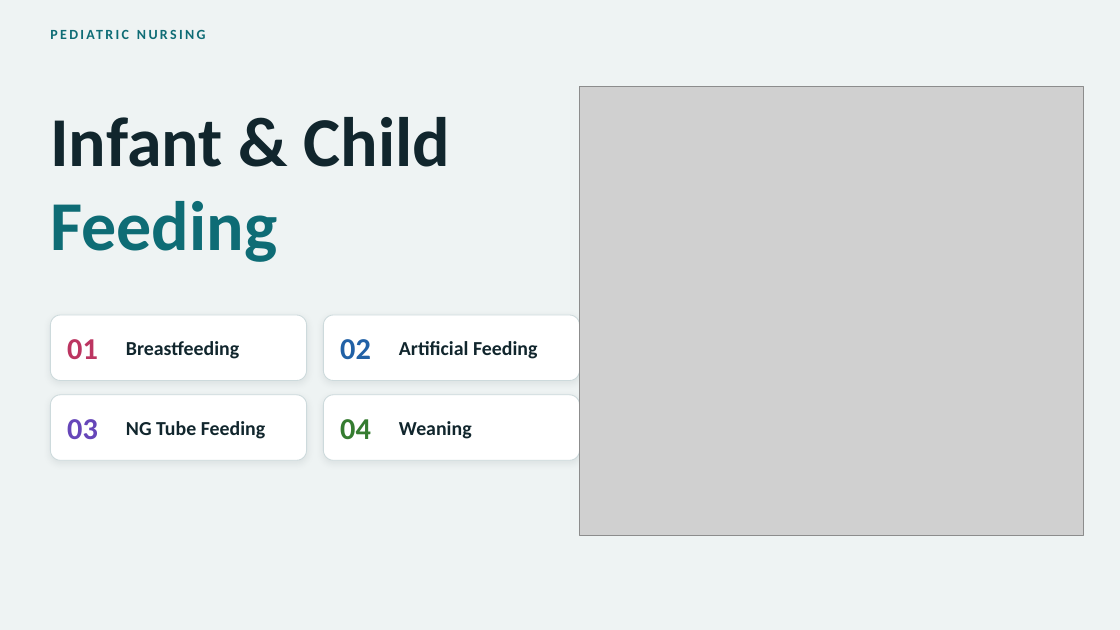
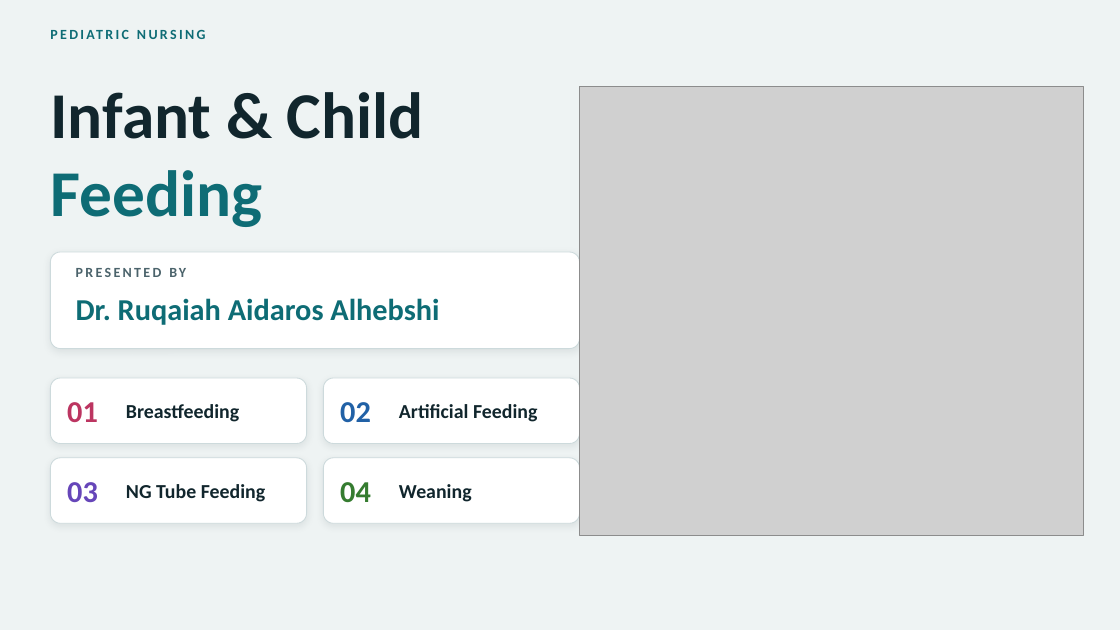
Before and after one commit to hassanbinageel-wq/-, a slide deck: slide 1 of lessons/Infant-Child-Feeding.pptx. Drawn at 1120x630 pixels with LibreOffice and Linux fonts; fonts in the diff are those of the drawing; grey boxes stand for pictures. Boxes give left, top, right and bottom in pixels: in the first picture for what was removed or moved away, otherwise in the second. Text is boxed around its words. In the diff, an @@ line names an element or a change of style, - is before the commit and + after.

```diff
--- a/lessons/Infant-Child-Feeding.pptx
+++ b/lessons/Infant-Child-Feeding.pptx
@@ text "Infant & Child Feeding": place and size @@
-text "Infant & Child Feeding" at <box>50,117,450,262</box>
+text "Infant & Child Feeding" at <box>50,92,424,227</box>
@@ text "Infant & Child Feeding" at <box>50,92,424,227</box>: size 60 to 56 pt @@
@@ rounded rectangle added at <box>50,252,580,349</box>, fill #FFFFFF, outline #CDDADC 0.75 pt @@
@@ text added at <box>76,268,186,277</box>, 12 pt, text #4B636B, bold @@
+PRESENTED BY
@@ text added at <box>76,298,439,325</box>, 26 pt, text #0E6C75, bold @@
+Dr. Ruqaiah Aidaros Alhebshi
@@ rounded rectangle: place and size @@
-rounded rectangle at <box>50,395,307,460</box>
+rounded rectangle at <box>50,378,307,444</box>
@@ rounded rectangle: place and size @@
-rounded rectangle at <box>323,395,580,460</box>
+rounded rectangle at <box>323,378,580,444</box>
@@ rounded rectangle: place and size @@
-rounded rectangle at <box>50,315,307,381</box>
+rounded rectangle at <box>50,458,307,523</box>
@@ rounded rectangle: place and size @@
-rounded rectangle at <box>323,315,580,381</box>
+rounded rectangle at <box>323,458,580,523</box>
@@ 8 texts: place and size @@
-8 texts at <box>67,339,537,439</box>
+8 texts at <box>67,402,537,502</box>
```
Also in this commit, not shown: 36 other slides changed, 1 slide added, 1 slide removed, 2 other files.
